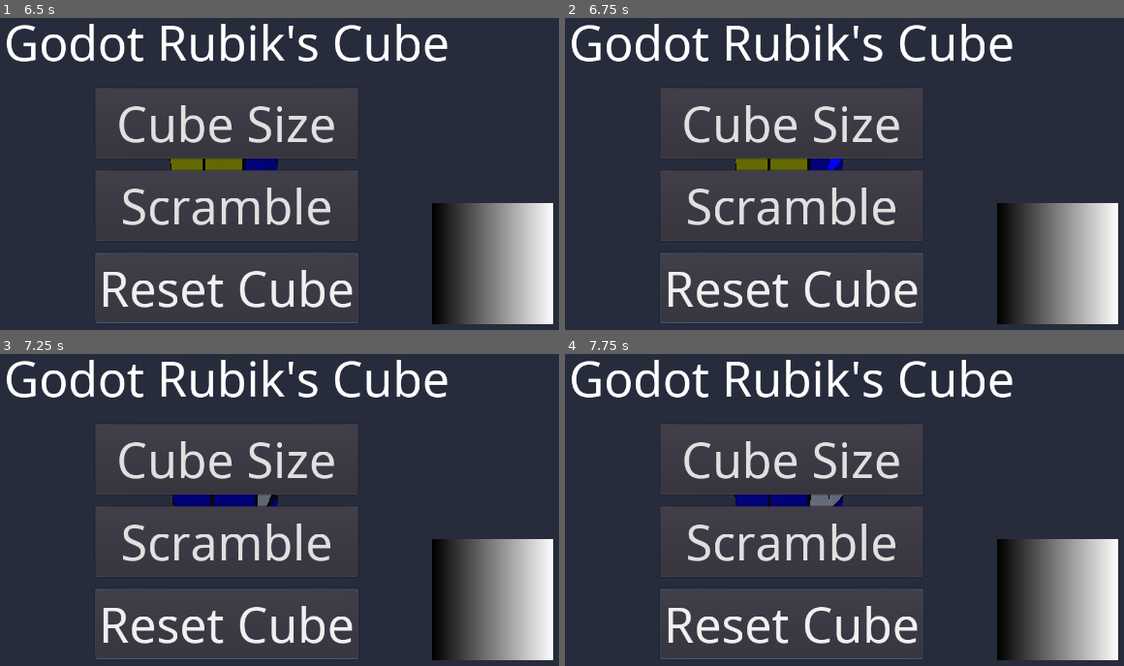
Above: before the commit, frames 1-4 (two rows, left to right).
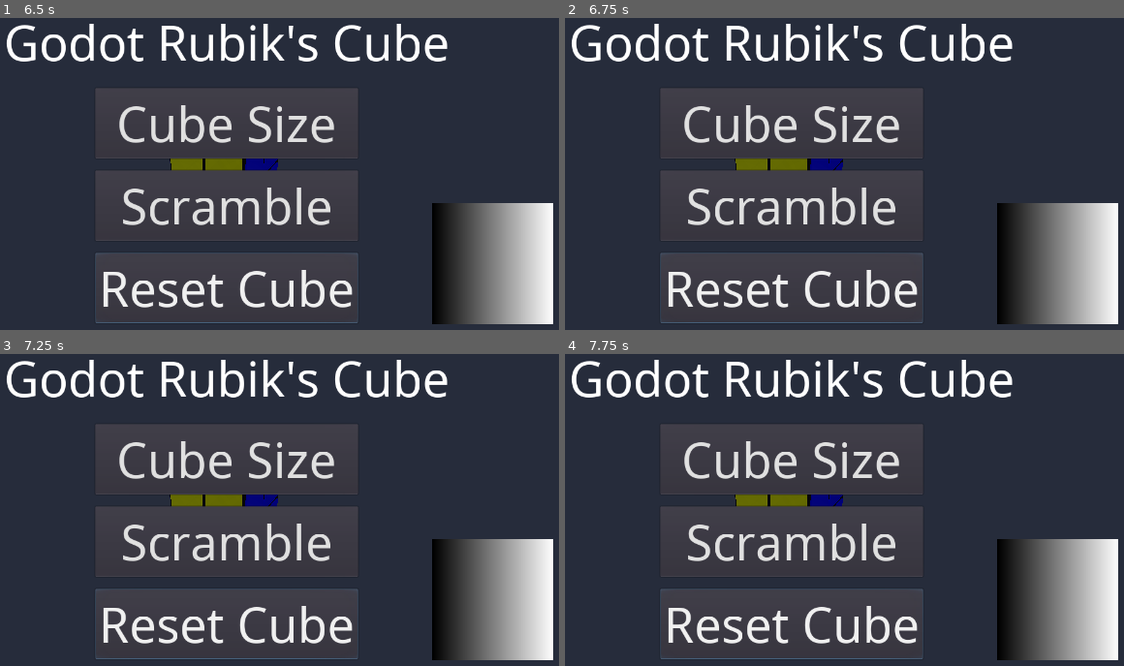
Above: after the commit, the same moments.

Repository: Cykyrios/RubiksCube
Game: Godot game, scene res://Main.tscn
Same seed, same stepped clock (60 frames per second), same inputs: the game is played once before the commit and once after it.
Inputs (mouse positions are in pixels of both pictures, inside the frame that each line leads up to):
- Up to frame 1 (6.5 s): click "Cube Size" at 0.5 s; click "2" at 1.25 s; click "Scramble" at 2 s; click (491, 264) at 2.75 s; move the mouse to (190, 252) at 3.52 s; hold Up (ui_up) 3.53-4.25 s; click (190, 252) at 3.67 s; tap Enter at 4.25 s; drag from (458, 230) to (190, 252) at 4.27 s; click "Reset Cube" at 5 s; move the mouse to (outside the picture) at 5.77 s; click (outside the picture) at 5.92 s
- Up to frame 2 (6.75 s): drag from (827, 167) to (outside the picture) at 6.52 s
- Up to frame 3 (7.25 s): no input
- Up to frame 4 (7.75 s): move the mouse to (676, 394) at 7.27 s; click (676, 394) at 7.42 s

Frame 1 is identical in both runs. In frame 2, less than 0.1% of the frame differs, in the area x 47-50%, y 45-50%; in frame 3, 0.6%; in frame 4, 0.7%, in the area x 30-50%, y 45-50%.

Commit message:
Disable cube and camera input when menu is open

Diff:
--- a/Main.gd
+++ b/Main.gd
@@ -68,68 +68,69 @@
 
 
 func _input(event):
-	if event is InputEventMouseButton:
-		if event.button_index == BUTTON_LEFT:
-			if event.is_pressed():
-				select_event = true
-			else:
-				select_event = false
+	if not gui.menu_open:
+		if event is InputEventMouseButton:
+			if event.button_index == BUTTON_LEFT:
+				if event.is_pressed():
+					select_event = true
+				else:
+					select_event = false
 
-			cast_ray(event.position)
+				cast_ray(event.position)
 
-		elif event.button_index == BUTTON_RIGHT:
-			if event.is_pressed():
-				moving_camera = true
-				cancel_selection()
-			else:
-				moving_camera = false
+			elif event.button_index == BUTTON_RIGHT:
+				if event.is_pressed():
+					moving_camera = true
+					cancel_selection()
+				else:
+					moving_camera = false
 
-		elif event.button_index == BUTTON_WHEEL_DOWN:
-				if camera.global_transform.origin.length() < cube.size * 3:
-					camera.translate_object_local(Vector3(0, 0, 0.5))
-		elif event.button_index == BUTTON_WHEEL_UP:
-				if camera.global_transform.origin.length() > cube.size * 1.5:
-					camera.translate_object_local(Vector3(0, 0, -0.5))
+			elif event.button_index == BUTTON_WHEEL_DOWN:
+					if camera.global_transform.origin.length() < cube.size * 3:
+						camera.translate_object_local(Vector3(0, 0, 0.5))
+			elif event.button_index == BUTTON_WHEEL_UP:
+					if camera.global_transform.origin.length() > cube.size * 1.5:
+						camera.translate_object_local(Vector3(0, 0, -0.5))
 
-	elif event is InputEventMouseMotion and moving_camera:
-		var delta = event.relative / 300 * mouse_sensitivity
-		var pos = camera.transform.origin
-		camera.transform = camera.transform.translated(-pos).rotated(camera.global_transform.basis.x,
-				-delta.y).rotated(camera.global_transform.basis.y, -delta.x).translated(pos)
+		elif event is InputEventMouseMotion and moving_camera:
+			var delta = event.relative / 300 * mouse_sensitivity
+			var pos = camera.transform.origin
+			camera.transform = camera.transform.translated(-pos).rotated(camera.global_transform.basis.x,
+					-delta.y).rotated(camera.global_transform.basis.y, -delta.x).translated(pos)
 
-	elif event is InputEventScreenTouch:
-		if event.index == 0:
-			if event.is_pressed():
-				screen_touches[0] = event.position
-				select_event = true
-			else:
-				select_event = false
-				if moving_camera:
-					moving_camera = false
-			cast_ray(event.position)
-		elif event.index == 1:
-			if event.is_pressed():
-				screen_touches[1] = event.position
-				moving_camera = true
-				cancel_selection()
+		elif event is InputEventScreenTouch:
+			if event.index == 0:
+				if event.is_pressed():
+					screen_touches[0] = event.position
+					select_event = true
+				else:
+					select_event = false
+					if moving_camera:
+						moving_camera = false
+				cast_ray(event.position)
+			elif event.index == 1:
+				if event.is_pressed():
+					screen_touches[1] = event.position
+					moving_camera = true
+					cancel_selection()
 
-	elif event is InputEventScreenDrag:
-		if moving_camera and event.index <= 1:
-			var idx = event.index
-			var pos = camera.transform.origin
-			var basis = camera.global_transform.basis
-			var rot_z = (screen_touches[idx] - screen_touches[idx - 1]).angle_to(event.position - screen_touches[idx - 1])
-			var rot_x = -(event.position.x - screen_touches[idx].x) / 1000 * touch_sensitivity
-			var rot_y = -(event.position.y - screen_touches[idx].y) / 1000 * touch_sensitivity
-			var zoom = -((event.position - screen_touches[idx - 1]).length()
-					- (screen_touches[idx] - screen_touches[idx - 1]).length()) / 200
-			if camera.global_transform.origin.length() < cube.size * 1.5 and zoom < 0:
-				zoom = 0
-			if camera.global_transform.origin.length() > cube.size * 3 and zoom > 0:
-				zoom = 0
-			camera.transform = camera.transform.translated(-pos).rotated(basis.z, rot_z
-					).rotated(basis.x, rot_y).rotated(basis.y, rot_x).translated(pos).translated(Vector3(0, 0, zoom))
-			screen_touches[idx] = event.position
+		elif event is InputEventScreenDrag:
+			if moving_camera and event.index <= 1:
+				var idx = event.index
+				var pos = camera.transform.origin
+				var basis = camera.global_transform.basis
+				var rot_z = (screen_touches[idx] - screen_touches[idx - 1]).angle_to(event.position - screen_touches[idx - 1])
+				var rot_x = -(event.position.x - screen_touches[idx].x) / 1000 * touch_sensitivity
+				var rot_y = -(event.position.y - screen_touches[idx].y) / 1000 * touch_sensitivity
+				var zoom = -((event.position - screen_touches[idx - 1]).length()
+						- (screen_touches[idx] - screen_touches[idx - 1]).length()) / 200
+				if camera.global_transform.origin.length() < cube.size * 1.5 and zoom < 0:
+					zoom = 0
+				if camera.global_transform.origin.length() > cube.size * 3 and zoom > 0:
+					zoom = 0
+				camera.transform = camera.transform.translated(-pos).rotated(basis.z, rot_z
+						).rotated(basis.x, rot_y).rotated(basis.y, rot_x).translated(pos).translated(Vector3(0, 0, zoom))
+				screen_touches[idx] = event.position
 
 
 func cast_ray(screen_pos : Vector2):
